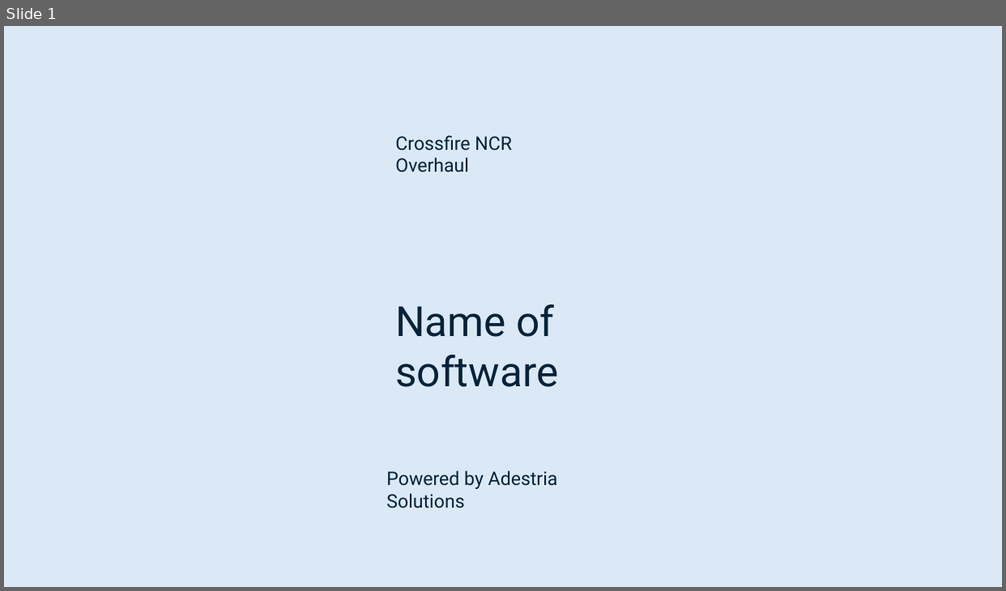
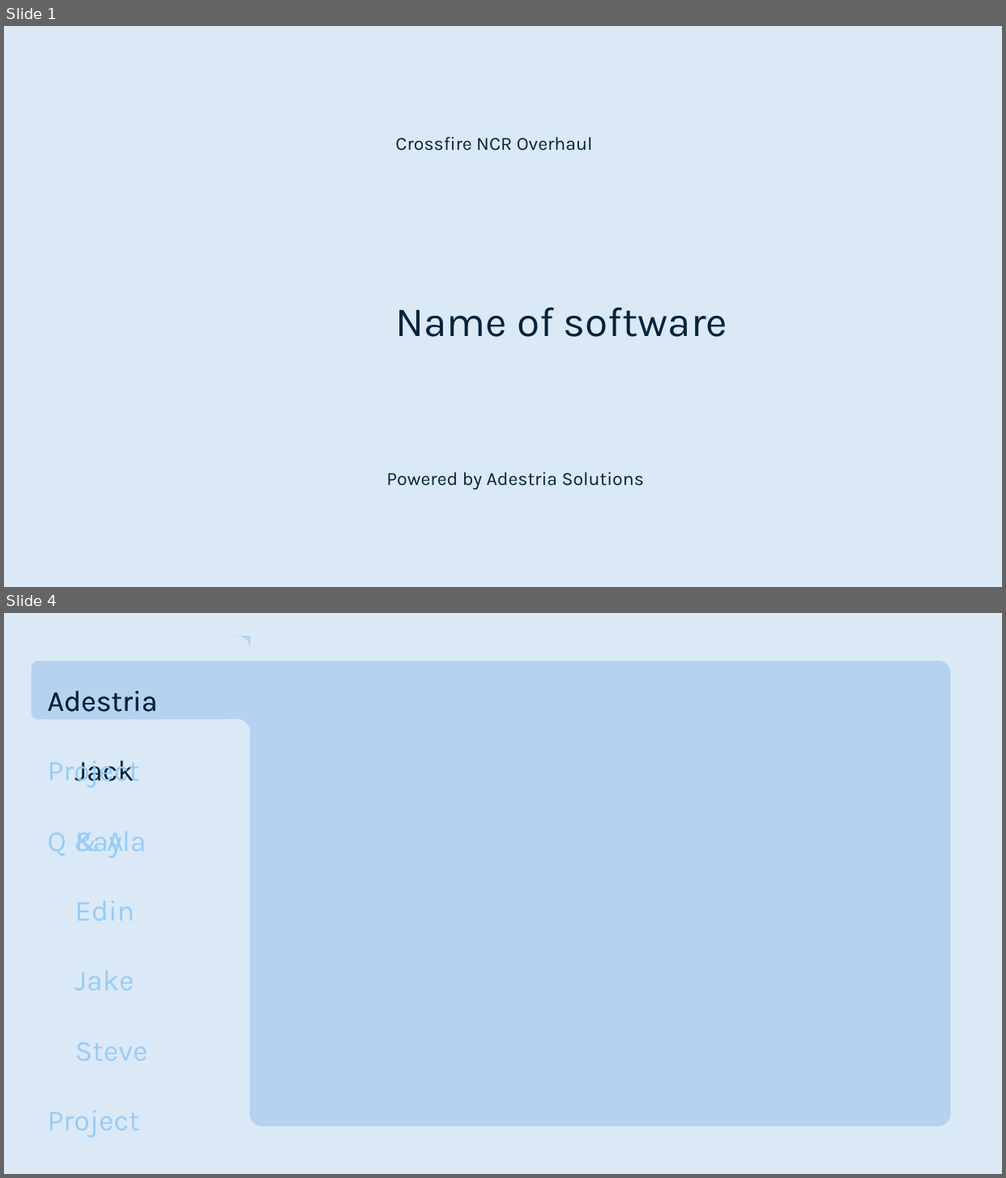
Before and after one commit to smutrux/prog1180, a slide deck: Deliverables/Presentation1.pptx. Shown one above the other, each under a label of ours: slide 1 before the commit, slides 1 and 4 after it; the slides between them are not shown. The pictures are 1006x591 and 1006x1178 pixels, drawn with LibreOffice and Linux fonts; fonts in the diff are those of the drawing. Boxes give left, top, right and bottom in pixels: in the first picture for what was removed or moved away, otherwise in the second. Text is boxed around its words. In the diff, an @@ line names an element or a change of style, - is before the commit and + after.

```diff
--- a/Deliverables/Presentation1.pptx
+++ b/Deliverables/Presentation1.pptx
@@ slide 4 added at [4, 613, 1002, 1174], background #DBE9F7 @@
@@ rectangle added at [226, 636, 250, 661], fill gradient #DBE9F7 to #B5D2EF @@
@@ ellipse added at [226, 636, 250, 661], fill #DBE9F7 @@
@@ rounded rectangle added at [31, 661, 266, 719], fill #B5D2EF @@
@@ rounded rectangle added at [249, 661, 950, 1127], fill #B5D2EF @@
@@ text added at [48, 691, 158, 858], 28 pt, text #96CDF8 @@
+Adestria
+Project
+Q & A
@@ rectangle added at [226, 719, 250, 744], fill gradient #DBE9F7 to #B5D2EF @@
@@ ellipse added at [226, 719, 250, 744], fill #DBE9F7 @@
@@ text added at [48, 760, 148, 1138], 28 pt, text #96CDF8 @@
+Adestria
+Jack
+Kayla
+Edin
+Jake
+Steve
+Project
@@ slide 1 changed as well @@
@@ font Roboto to Karla in 3 elements at [395, 137, 593, 151], [395, 307, 727, 337], [386, 472, 644, 490] @@
```
Also in this commit, not shown: 6 other slides changed, 8 other slides added, 8 slides removed.
